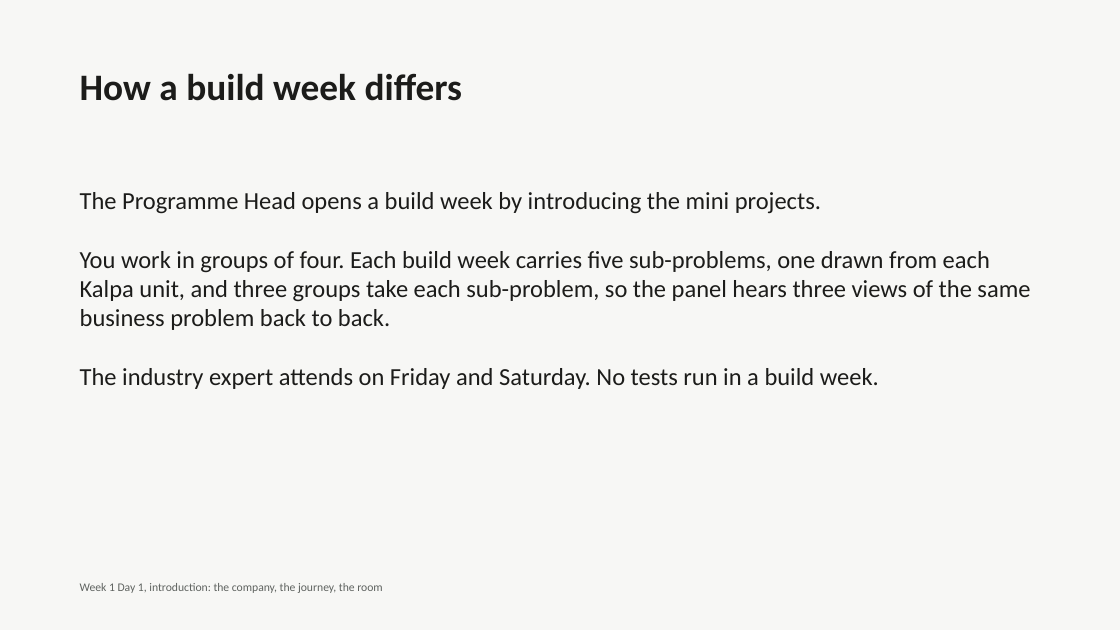
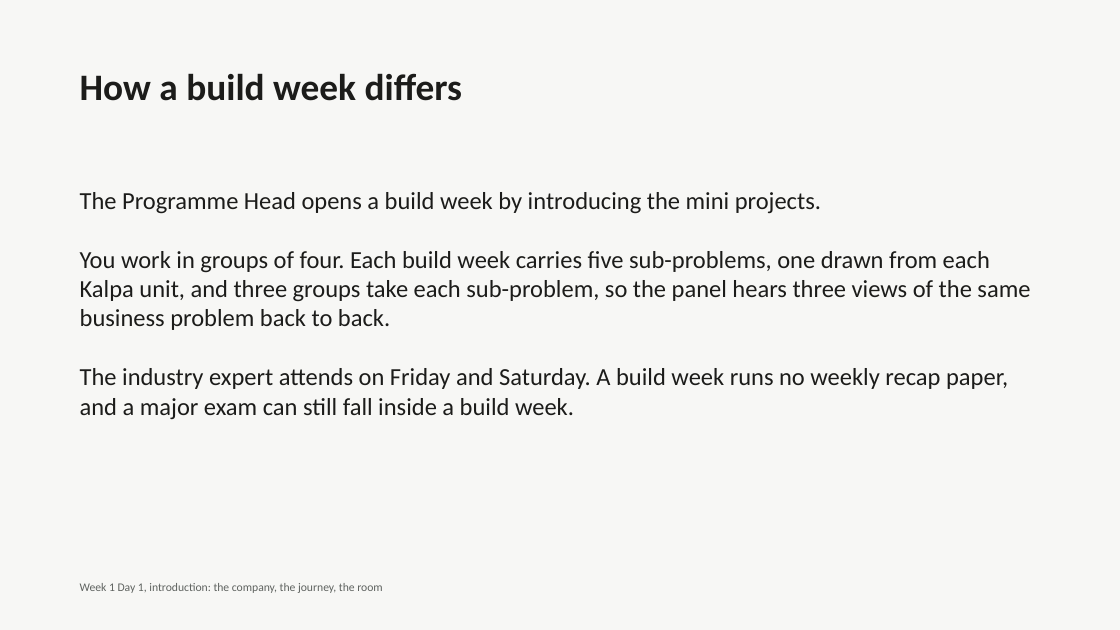
Before and after one commit to fde-academy-lab/c2-content-factory, a slide deck: slide 23 of content/W01/D1/C2_W01_D01_deck_00_intro_STUDENT.pptx. Drawn at 1120x630 pixels with LibreOffice and Linux fonts; fonts in the diff are those of the drawing. Boxes give left, top, right and bottom in pixels: in the first picture for what was removed or moved away, otherwise in the second. Text is boxed around its words. In the diff, an @@ line names an element or a change of style, - is before the commit and + after.

```diff
--- a/content/W01/D1/C2_W01_D01_deck_00_intro_STUDENT.pptx
+++ b/content/W01/D1/C2_W01_D01_deck_00_intro_STUDENT.pptx
@@ text at <box>80,368,1008,420</box>: text changed @@
-The industry expert attends on Friday and Saturday. No tests run in a build week.
+The industry expert attends on Friday and Saturday. A build week runs no weekly recap paper, and a major exam can still fall inside a build week.
```
Also in this commit, not shown: 3 other files.
